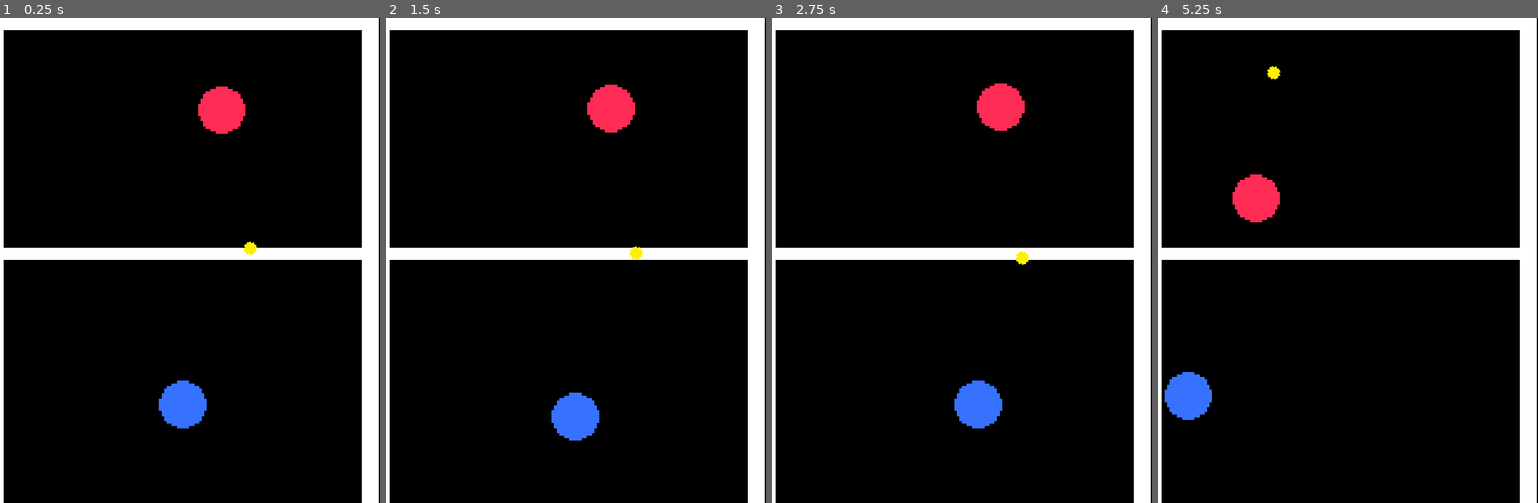
Above: before the commit, frames 1-4 (left to right).
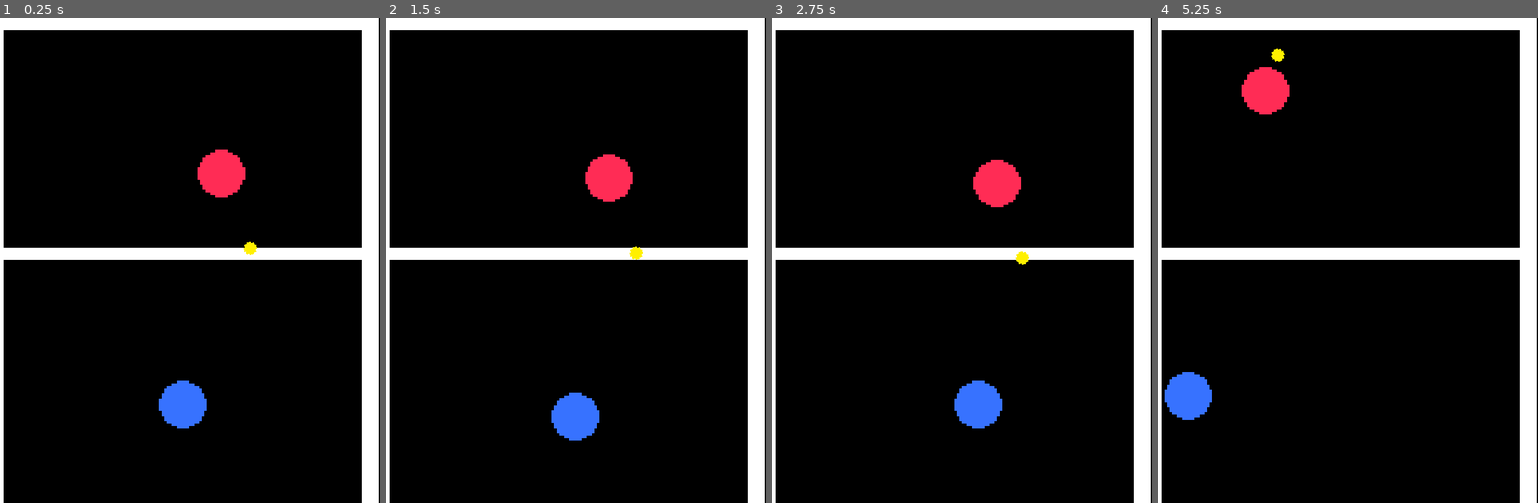
Above: after the commit, the same moments.

Repository: ethanchacko/ace-tennis
Game: Godot game, scene res://asessts/scenes/game.tscn
Same seed, same stepped clock (60 frames per second), same inputs: the game is played once before the commit and once after it.
Inputs (mouse positions are in pixels of both pictures, inside the frame that each line leads up to):
- Up to frame 1 (0.25 s): no input
- Up to frame 2 (1.5 s): move the mouse to (655, 236) at 0.52 s; hold D (right) 0.53-1.28 s; hold I (hit) 0.53-1.28 s; move the mouse to (492, 284) at 1.27 s; hold S (down) from 1.28 s (still down); tap I (hit) at 1.35 s
- Up to frame 3 (2.75 s): move the mouse to (996, 153) at 2.02 s; release S (down) at 2.03 s; hold D (right) from 2.03 s (still down); hold I (hit) from 2.03 s (still down)
- Up to frame 4 (5.25 s): move the mouse to (1321, 357) at 2.77 s; release D (right) at 2.78 s; release I (hit) at 2.78 s; hold W (up) 2.78-3.53 s; tap I (hit) at 2.85, 4.35 s; move the mouse to (1458, 333) at 3.52 s; hold I (hit) 3.53-4.28 s; hold A (left) 3.53-5.03 s; move the mouse to (1222, 187) at 4.27 s; move the mouse to (1359, 260) at 5.02 s; hold S (down) from 5.03 s (still down); hold I (hit) from 5.03 s (still down)

The runs differ from the first frame. In frame 1, 1.9% of the frame differs, in the area x 51-65%, y 14-37%; in frame 2, 1.9%; in frame 3, 1.9%; in frame 4, 2.0%, in the area x 19-35%, y 6-43%.

Commit message:
final touches + sound

Diff:
--- a/asessts/scenes/game.tscn
+++ b/asessts/scenes/game.tscn
@@ -6,6 +6,8 @@
 [ext_resource type="Texture2D" uid="uid://di8yqauwds2vq" path="res://asessts/sprites/New Piskel (2).png" id="3_vyx73"]
 [ext_resource type="PackedScene" uid="uid://dxpvgjseo0pf6" path="res://asessts/scenes/opp.tscn" id="3_y0ob4"]
 [ext_resource type="PackedScene" uid="uid://l8lq2bnpbpwe" path="res://asessts/ball.tscn" id="3_ymrpe"]
+[ext_resource type="AudioStream" uid="uid://cp0mfrhgwyv7s" path="res://asessts/sound/tennis-ball-hit-151257.mp3" id="7_nm838"]
+[ext_resource type="AudioStream" uid="uid://bwesidw2kasdb" path="res://asessts/sound/techno-loop-273137.mp3" id="8_1xg61"]
 
 [sub_resource type="RectangleShape2D" id="RectangleShape2D_1xg61"]
 size = Vector2(1074, 15)
@@ -137,6 +139,13 @@
 position = Vector2(327, 871)
 shape = SubResource("RectangleShape2D_ujr7e")
 
+[node name="AudioStreamPlayer" type="AudioStreamPlayer" parent="."]
+stream = ExtResource("7_nm838")
+
+[node name="AudioStreamPlayer2" type="AudioStreamPlayer" parent="."]
+stream = ExtResource("8_1xg61")
+autoplay = true
+
 [connection signal="body_entered" from="score" to="player" method="_on_score_body_entered"]
 [connection signal="body_entered" from="opp/opp_detect_left" to="opp" method="_on_opp_detect_left_body_entered"]
 [connection signal="body_exited" from="opp/opp_detect_left" to="opp" method="_on_opp_detect_left_body_exited"]
--- a/asessts/scenes/opp.tscn
+++ b/asessts/scenes/opp.tscn
@@ -41,6 +41,7 @@
 shape = SubResource("CircleShape2D_03lol")
 
 [node name="ball_collided" type="Area2D" parent="."]
+collision_mask = 2
 
 [node name="CollisionShape2D" type="CollisionShape2D" parent="ball_collided"]
 shape = SubResource("CircleShape2D_jwxko")
--- a/asessts/scripts/ball.gd
+++ b/asessts/scripts/ball.gd
@@ -2,6 +2,7 @@
 
 @onready var player: CharacterBody2D = $"../player"
 #@onready var ball_col: BallCollision = $"../player/ball_col"
+@onready var audio_stream_player: AudioStreamPlayer = $"../AudioStreamPlayer"
 
 const SPEED: int = 8
 
@@ -26,5 +27,6 @@
 		if Input.is_action_pressed("hit"):
 			#print("Collison success")
 			can_bounce = true
+			audio_stream_player.play()
 			var direction = Vector2.RIGHT.rotated(player.get_node("Marker2D").global_rotation)
 			velocity = direction * SPEED
--- a/asessts/scripts/opp.gd
+++ b/asessts/scripts/opp.gd
@@ -12,6 +12,7 @@
 @onready var opp_detect_right: Area2D = $"../opp_detect_right"
 @onready var up_left: Marker2D = $"../up_left"
 @onready var up_right: Marker2D = $"../up_right"
+@onready var audio_stream_player: AudioStreamPlayer = $"../AudioStreamPlayer"
 
 
 
@@ -127,6 +128,7 @@
 
 func _on_ball_collided_body_entered(body: Node2D) -> void:
 	recovering = true
+	audio_stream_player.play()
 
 
 
Not shown: 1 places in asessts/scenes/game.tscn that only renumber resources
Not shown, added: asessts/sound/techno-loop-273137.mp3.import
Not shown, added: asessts/sound/tennis-ball-hit-151257.mp3.import
Not shown, added: asessts/sound/techno-loop-273137.mp3
Not shown, added: asessts/sound/tennis-ball-hit-151257.mp3
